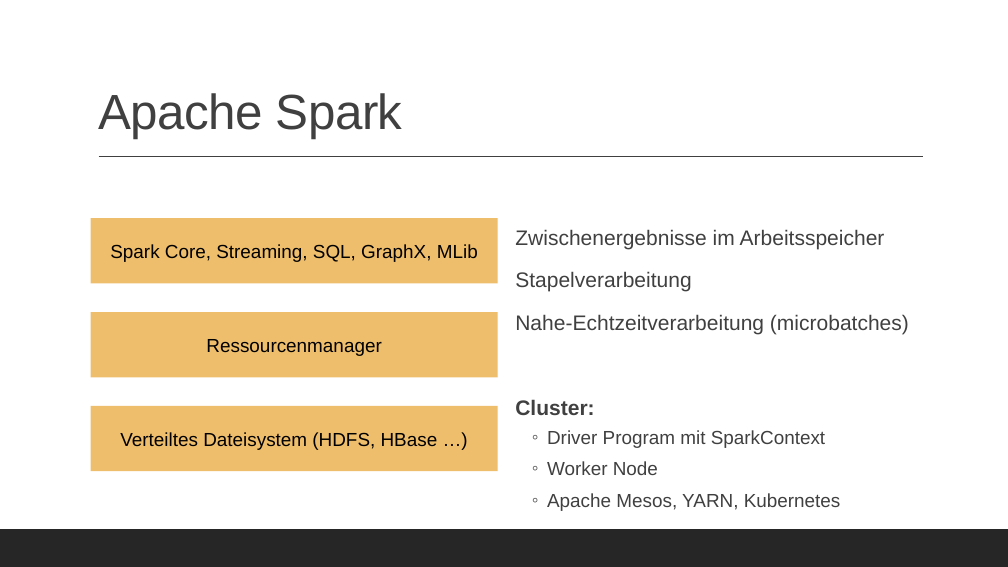
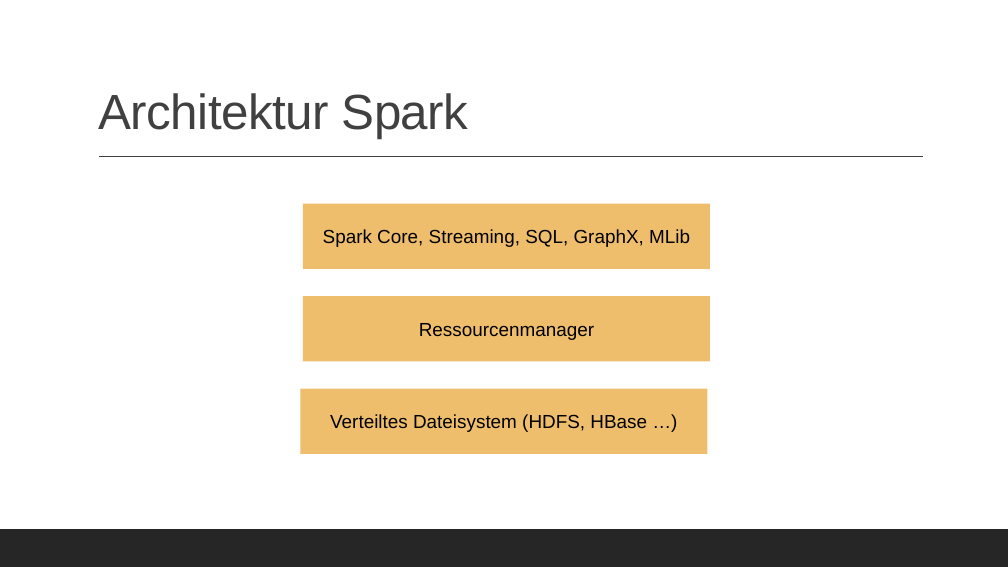
Before and after one commit to elisahub/bd-spark-bus-data, a slide deck: slide 4 of Presentation.pptx (slide 3 before the commit). Drawn at 1008x567 pixels with LibreOffice and Linux fonts; fonts in the diff are those of the drawing. Boxes give left, top, right and bottom in pixels: in the first picture for what was removed or moved away, otherwise in the second. Text is boxed around its words. In the diff, an @@ line names an element or a change of style, - is before the commit and + after.

```diff
--- a/Presentation.pptx
+++ b/Presentation.pptx
@@ title at [98, 93, 469, 139]: text changed @@
-Apache Spark
+Architektur Spark
@@ text removed at [515, 229, 909, 511] @@
-Zwischenergebnisse im Arbeitsspeicher
-Stapelverarbeitung
-Nahe-Echtzeitverarbeitung (microbatches)
-Cluster:
-  ◦ Driver Program mit SparkContext
-  ◦ Worker Node
-  ◦ Apache Mesos, YARN, Kubernetes
@@ 3 rectangles: place and size @@
-3 rectangles at [91, 219, 498, 471]
+3 rectangles at [301, 203, 710, 454]
```
Also in this commit, not shown: 2 other slides changed, 6 slides added, 5 slides removed, 4 other files.
